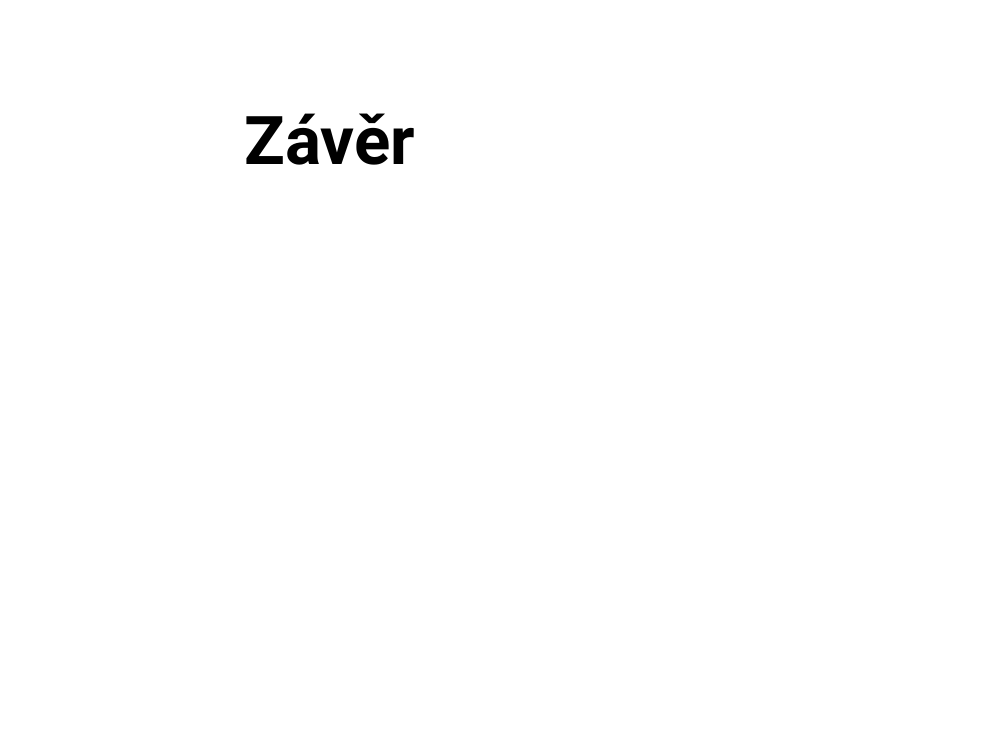
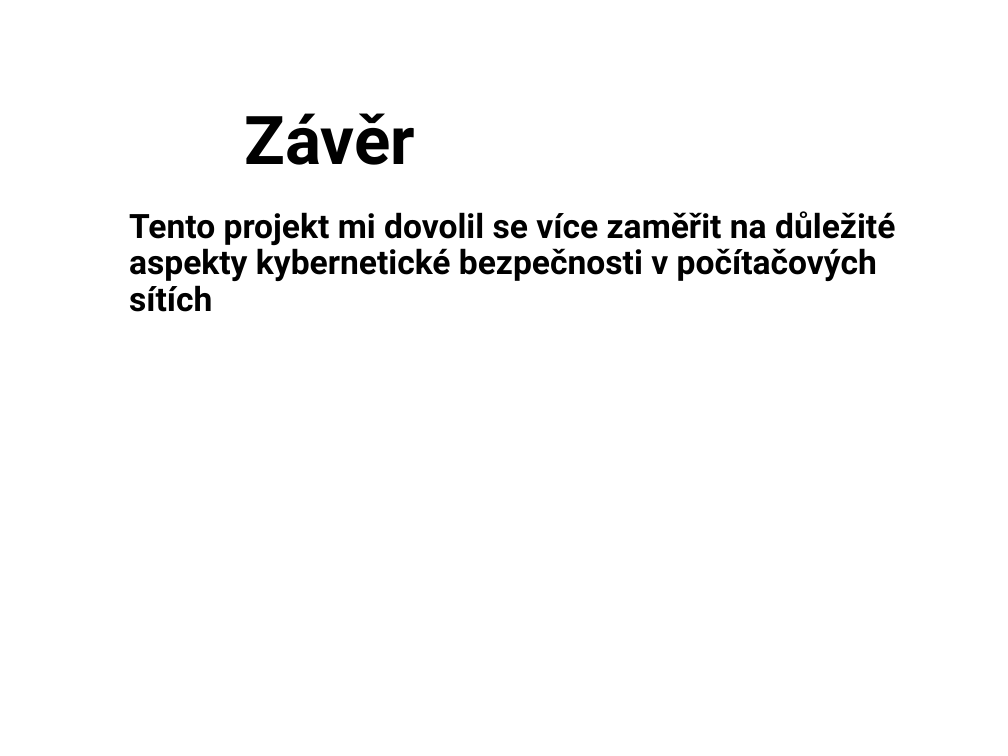
Before and after one commit to zimice/pr5_ndr, a slide deck: slide 15 of kochanek_ndr_prezentace.pptx. Drawn at 1008x756 pixels with LibreOffice and Linux fonts; fonts in the diff are those of the drawing; background and template pictures are left out. Boxes give left, top, right and bottom in pixels: in the first picture for what was removed or moved away, otherwise in the second. Text is boxed around its words. In the diff, an @@ line names an element or a change of style, - is before the commit and + after.

```diff
--- a/kochanek_ndr_prezentace.pptx
+++ b/kochanek_ndr_prezentace.pptx
@@ subtitle added at bbox=[129, 211, 895, 312], 24 pt, text #000000, bold @@
+Tento projekt mi dovolil se více zaměřit na důležité aspekty kybernetické bezpečnosti v počítačových sítích
```
Also in this commit, not shown: 3 other slides changed, 1 other file.
